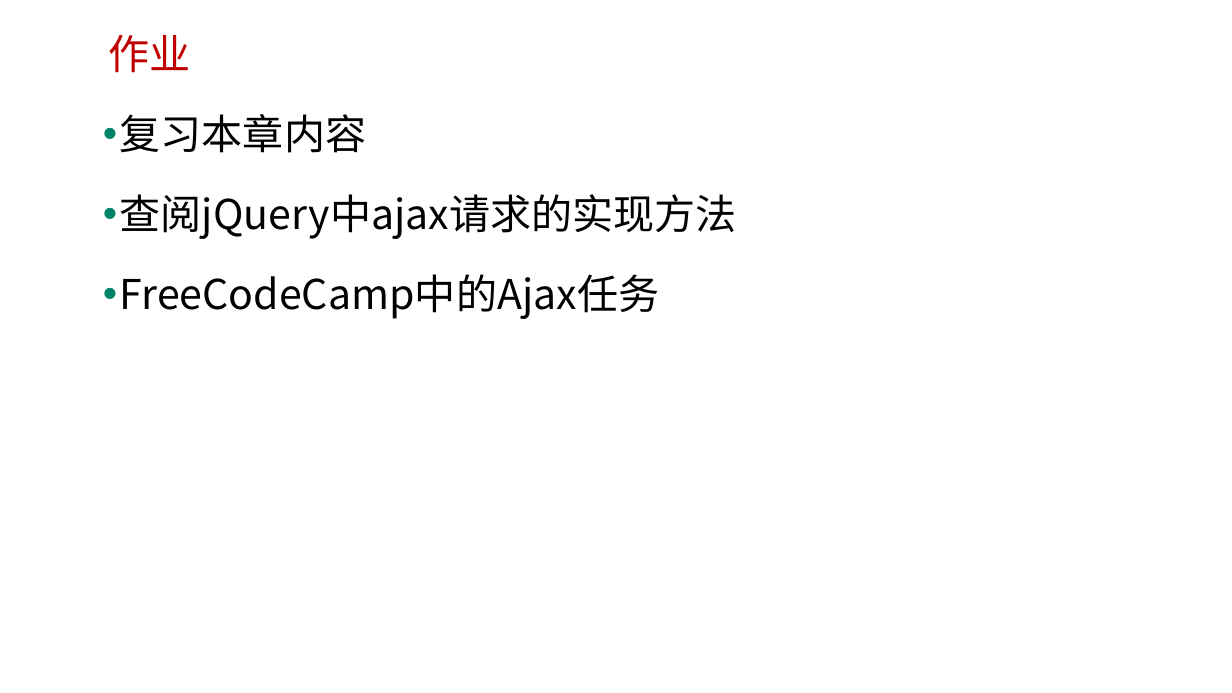
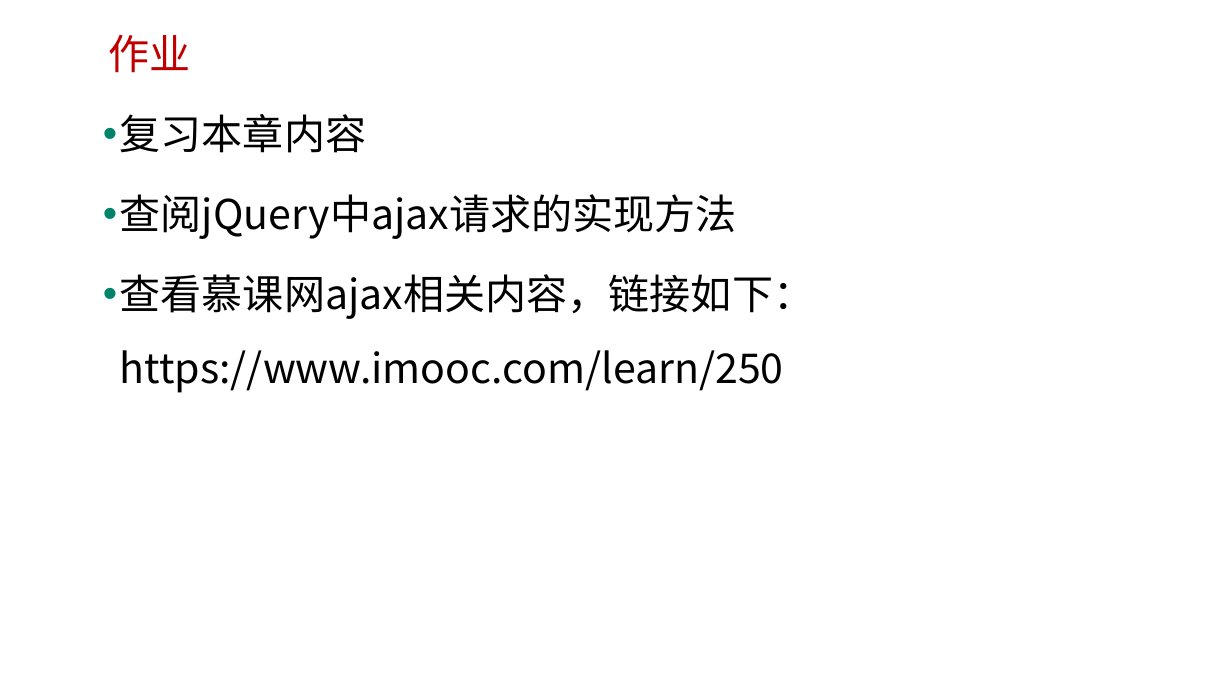
Before and after one commit to edu2act/course-javascript-advanced, a slide deck: slide 14 of 课程PPT/26.JS异步与网络数据交互.pptx. Drawn at 1232x693 pixels with LibreOffice and Linux fonts; fonts in the diff are those of the drawing; background and template pictures are left out. Boxes give left, top, right and bottom in pixels: in the first picture for what was removed or moved away, otherwise in the second. Text is boxed around its words. In the diff, an @@ line names an element or a change of style, - is before the commit and + after.

```diff
--- a/课程PPT/26.JS异步与网络数据交互.pptx
+++ b/课程PPT/26.JS异步与网络数据交互.pptx
@@ text at (x1=120, y1=274, x2=814, y2=393): text changed @@
-• FreeCodeCamp中的Ajax任务
+• 查看慕课网ajax相关内容，链接如下：
+  https://www.imooc.com/learn/250
```
Also in this commit, not shown: 1 other slide changed, 9 other files.
